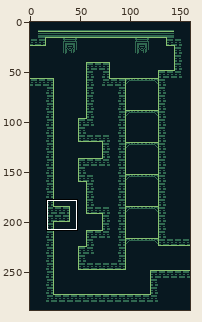
Sprite sheet -- Wizard_ProjectFile/assets/backgrounds/LevelB_1-7.png. Above: a wide view before the commit, with the close-up outlined.
Close-up. As it was:
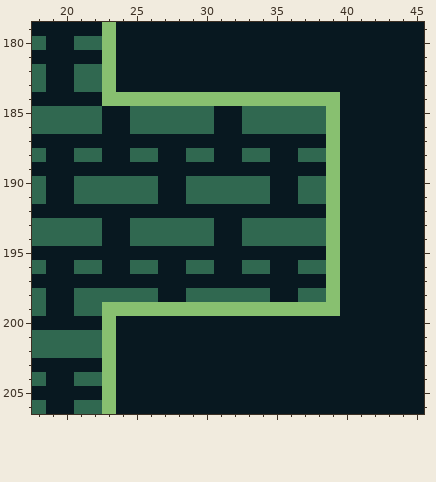
The file is 160x288 pixels. Shown: x 18..45, y 179..206.
New version:
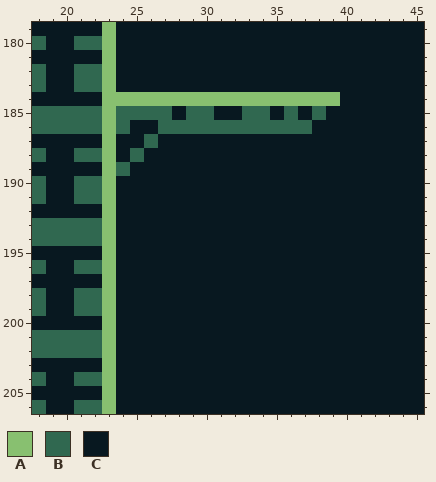
Palette (. is transparent): A #88c070  B #306850  C #081820
Diff:
Changed rows in their new state; - is an unchanged pixel.
first column x 23:
185 AB---C------C-C-C
186 ABCC----BB-----CC
187 A--B------------C
188 A--C--CC--CC--CCC
189 AB--------------C
190 ACCC--CCCCCC--CCC
191 ACCC--CCCCCC--CCC
192 A---------------C
193 A-CCCCCC--CCCCCCC
194 A-CCCCCC--CCCCCCC
195 A---------------C
196 A-CC--CC--CC--CCC
197 A---------------C
198 ACCC--CCCCCC--CCC
199 -CCCCCCCCCCCCCCCC
Where, in picture pixels (left, top, right, bottom), the same in both close-ups:
changed: (102, 106, 340, 316)
